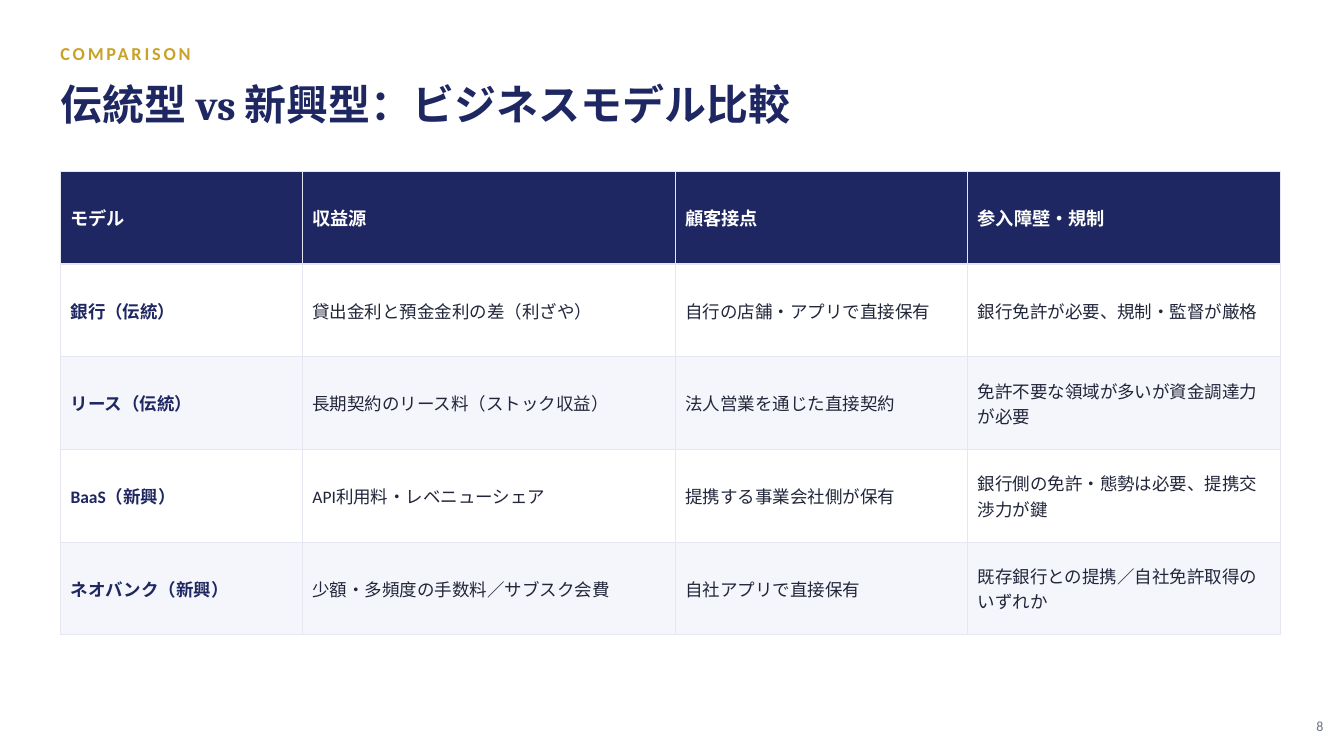
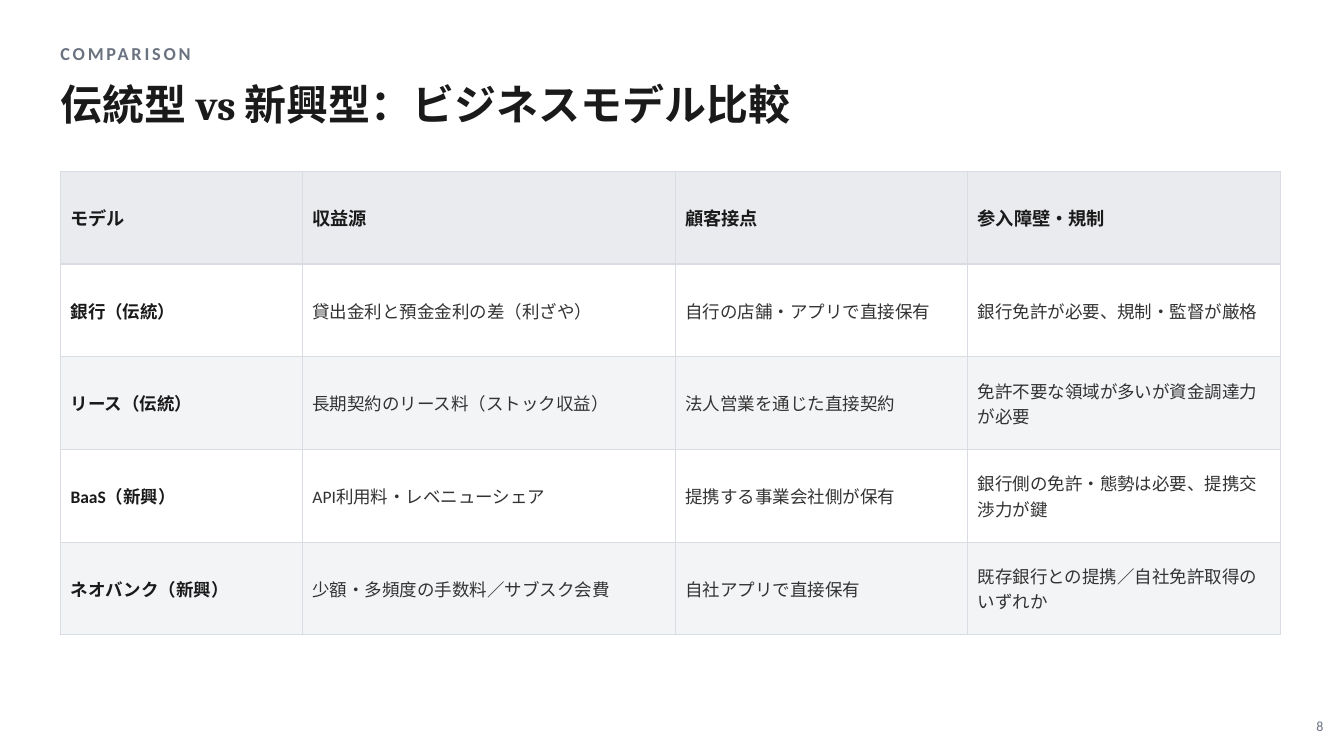
Before and after one commit to nasukazunori/NasuVault2, a slide deck: slide 8 of 信吾/NRI/添付ファイル/金融ビジネスモデル_GD対策.pptx. Drawn at 1344x756 pixels with LibreOffice and Linux fonts; fonts in the diff are those of the drawing. Boxes give left, top, right and bottom in pixels: in the first picture for what was removed or moved away, otherwise in the second. Text is boxed around its words. In the diff, an @@ line names an element or a change of style, - is before the commit and + after.

```diff
--- a/信吾/NRI/添付ファイル/金融ビジネスモデル_GD対策.pptx
+++ b/信吾/NRI/添付ファイル/金融ビジネスモデル_GD対策.pptx
@@ text "COMPARISON" at box(60, 35, 867, 71): text colour #C9A227 to #6B7280 @@
@@ text "伝統型 vs 新興型：ビジネスモデル比較" at box(60, 83, 791, 124): text colour #1E2761 to #1A1A1A @@
@@ table at box(60, 171, 1280, 635) @@
@@ fill #1E2761 to #EAEBEF in row 1 @@
@@ fill #F4F6FB to #F3F4F6 in 8 cells @@
@@ text colour #FFFFFF to #1A1A1A in "モデル", "収益源", "顧客接点", "参入障壁・規制" @@
@@ text colour #1E2761 to #1A1A1A in "銀行（伝統）", "リース（伝統）", "BaaS（新興）", "ネオバンク（新興）" @@
@@ text colour #22263A to #333333 in "貸出金利と預金金利の差（利ざや）", "自行の店舗・アプリで直接保有", "銀行免許が必要、規制・監督が厳格", "長期契約のリース料（ストック収益）" and 8 more places @@
@@ borders changed @@
```
Also in this commit, not shown: 10 other slides changed.
